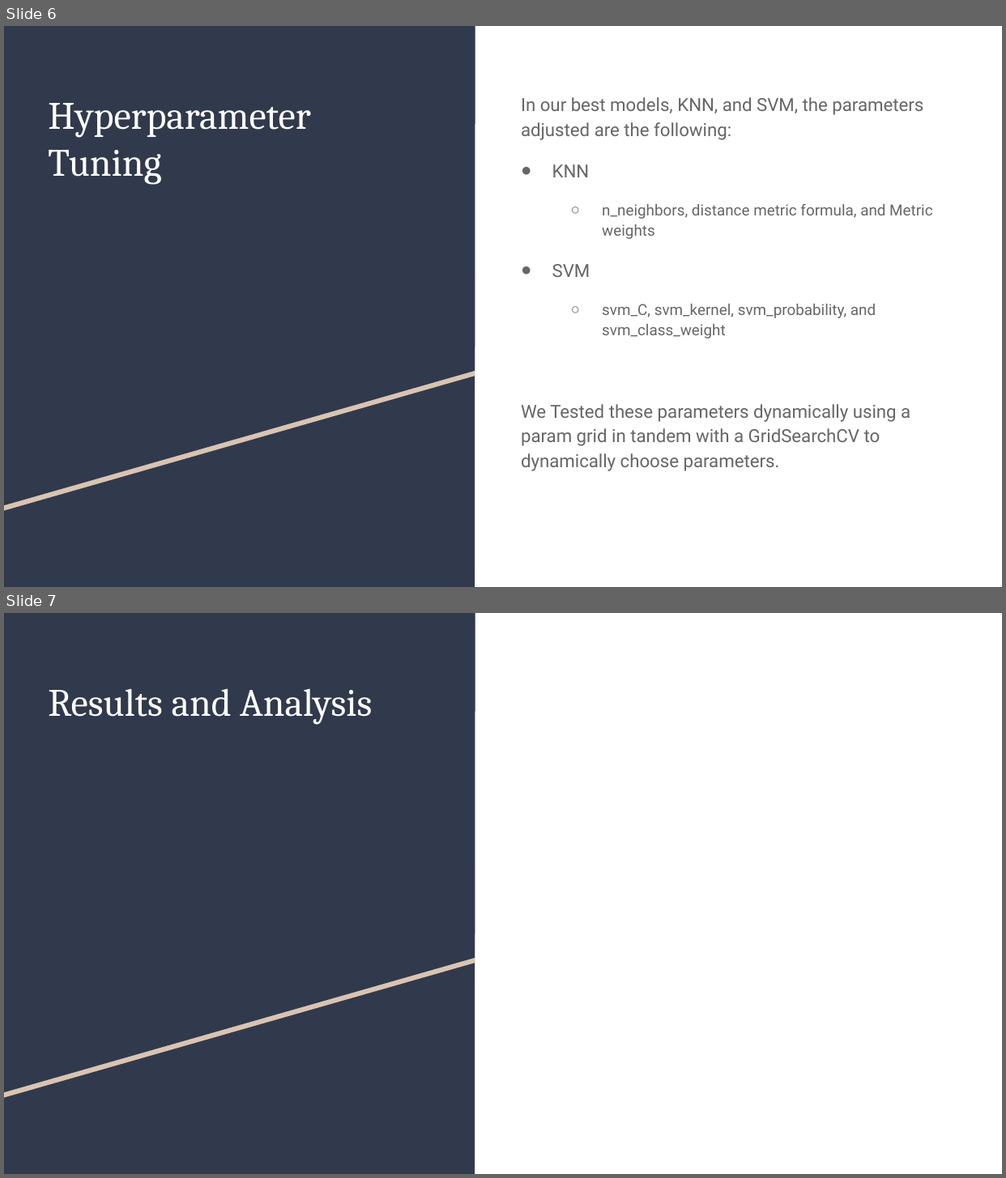
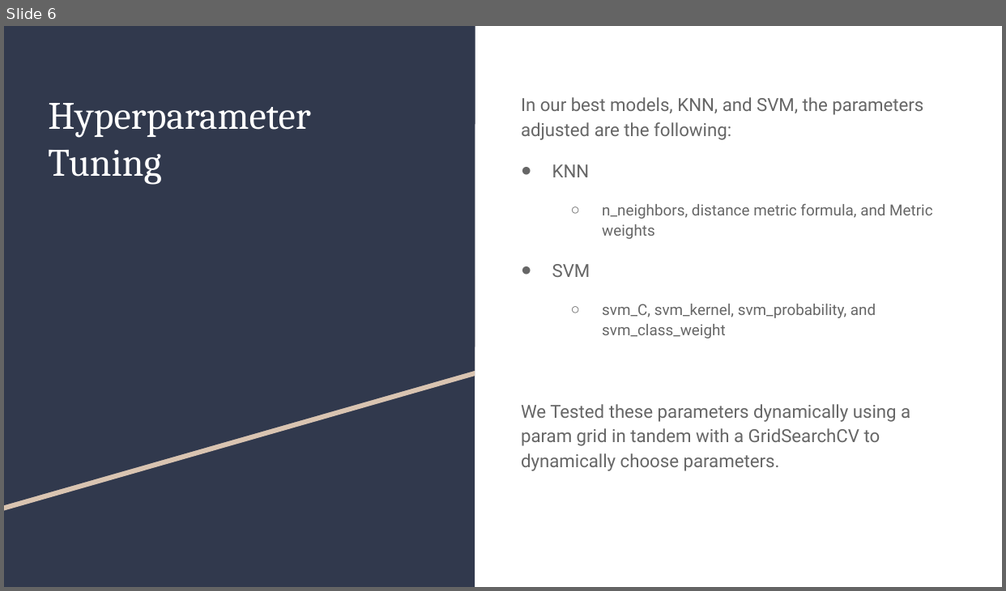
Before and after one commit to dylondark/aml-project3, a slide deck: AML Project 3.pptx. Shown one above the other, each under a label of ours: slides 6 and 7 before the commit, slide 6 after it. The pictures are 1006x1178 and 1006x591 pixels, drawn with LibreOffice and Linux fonts; fonts in the diff are those of the drawing. Boxes give left, top, right and bottom in pixels: in the first picture for what was removed or moved away, otherwise in the second. Text is boxed around its words. In the diff, an @@ line names an element or a change of style, - is before the commit and + after.

Commit message:
Added PCA and adjusted Slide 7

```diff
--- a/AML Project 3.pptx
+++ b/AML Project 3.pptx
@@ slide 7 removed at (4, 613, 1002, 1174), background #FFFFFF; not listed: 3 template elements that a slide beside it also shows @@
@@ title removed at (48, 688, 372, 724) @@
-Results and Analysis
```
Also in this commit, not shown: 1 slide added, 1 other file.
